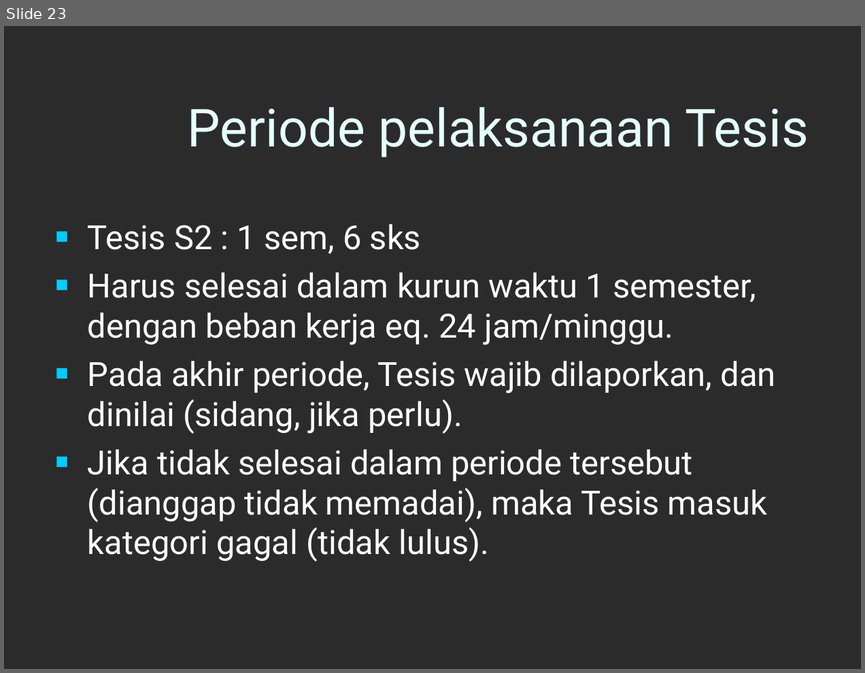
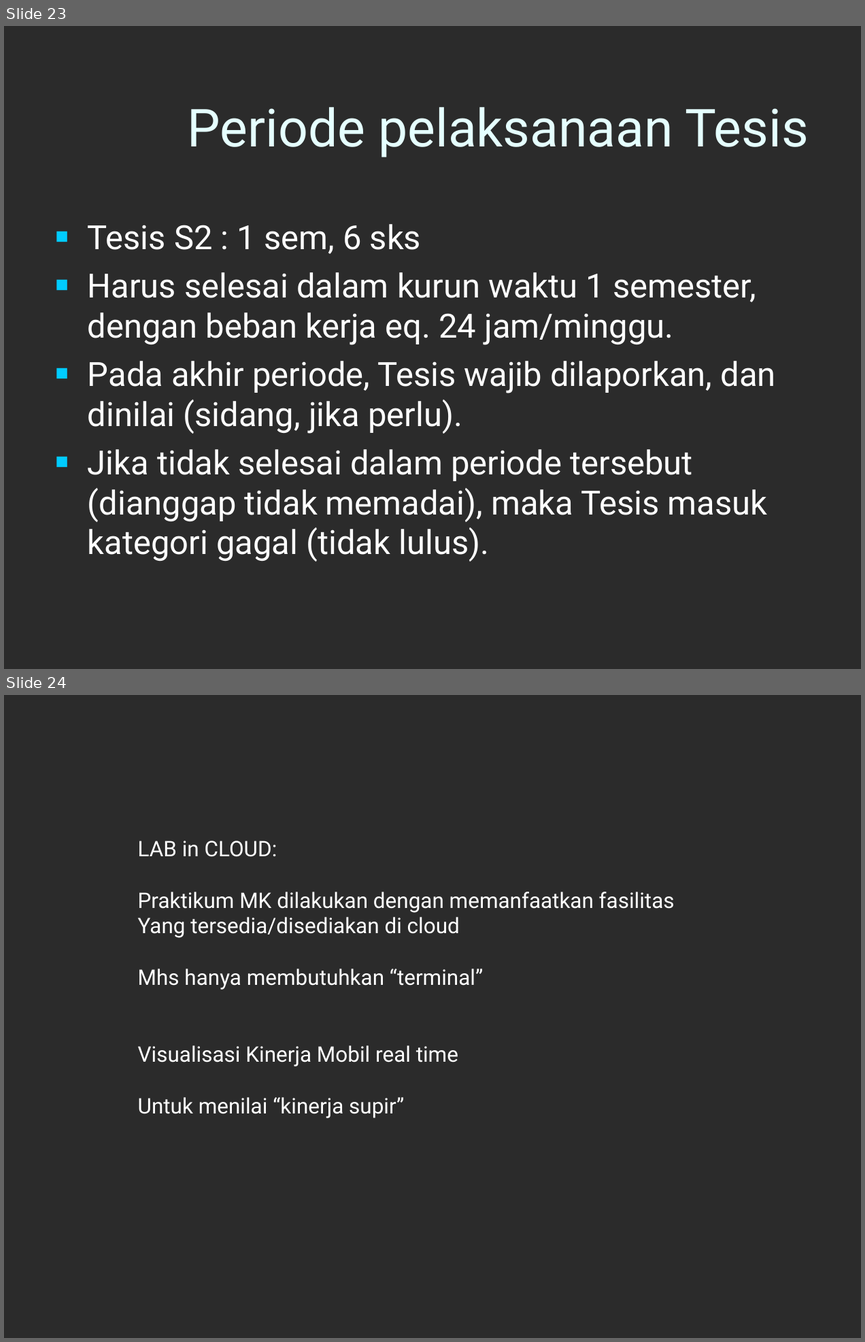
Before and after one commit to anwari32/IF5099-Metode-Penelitian, a slide deck: part1 TESIS.ppt. Shown one above the other, each under a label of ours: slide 23 before the commit, slides 23 and 24 after it. The pictures are 865x673 and 865x1342 pixels, drawn with LibreOffice and Linux fonts; fonts in the diff are those of the drawing; background and template pictures are left out; a plain dark background stands for a picture behind light text. Boxes give left, top, right and bottom in pixels: in the first picture for what was removed or moved away, otherwise in the second. Text is boxed around its words. In the diff, an @@ line names an element or a change of style, - is before the commit and + after.

```diff
--- a/part1 TESIS.ppt
+++ b/part1 TESIS.ppt
@@ slide 24 added at (4,695,861,1338), background picture (left out) @@
@@ text added at (138,841,674,1118), 18 pt, text #FFFFFF @@
+LAB in CLOUD:
+Praktikum MK dilakukan dengan memanfaatkan fasilitas
+Yang tersedia/disediakan di cloud
+Mhs hanya membutuhkan “terminal”
+Visualisasi Kinerja Mobil real time
+Untuk menilai “kinerja supir”
```
Also in this commit, not shown: 2 slides changed, 3 other files.
